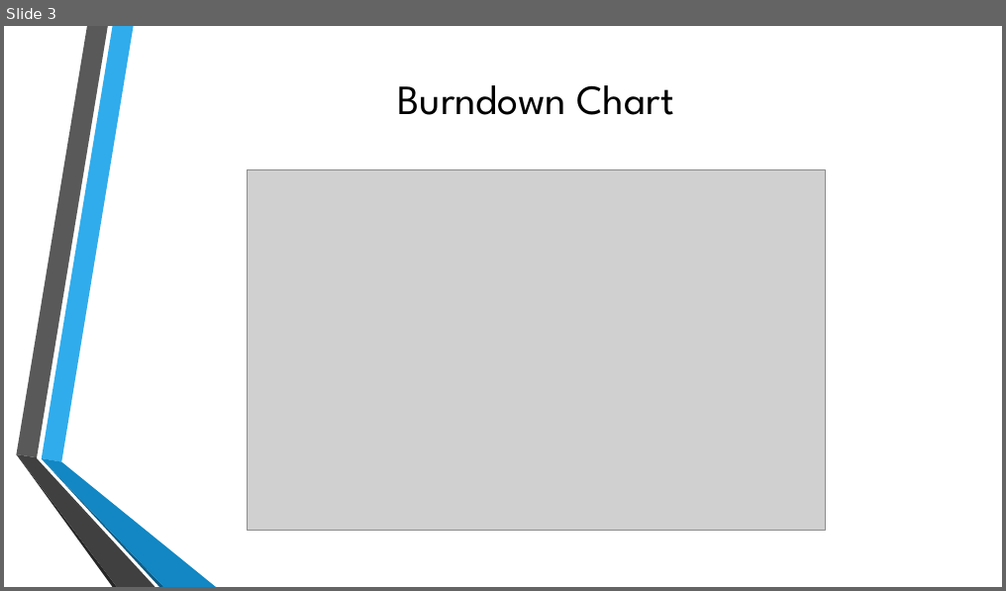
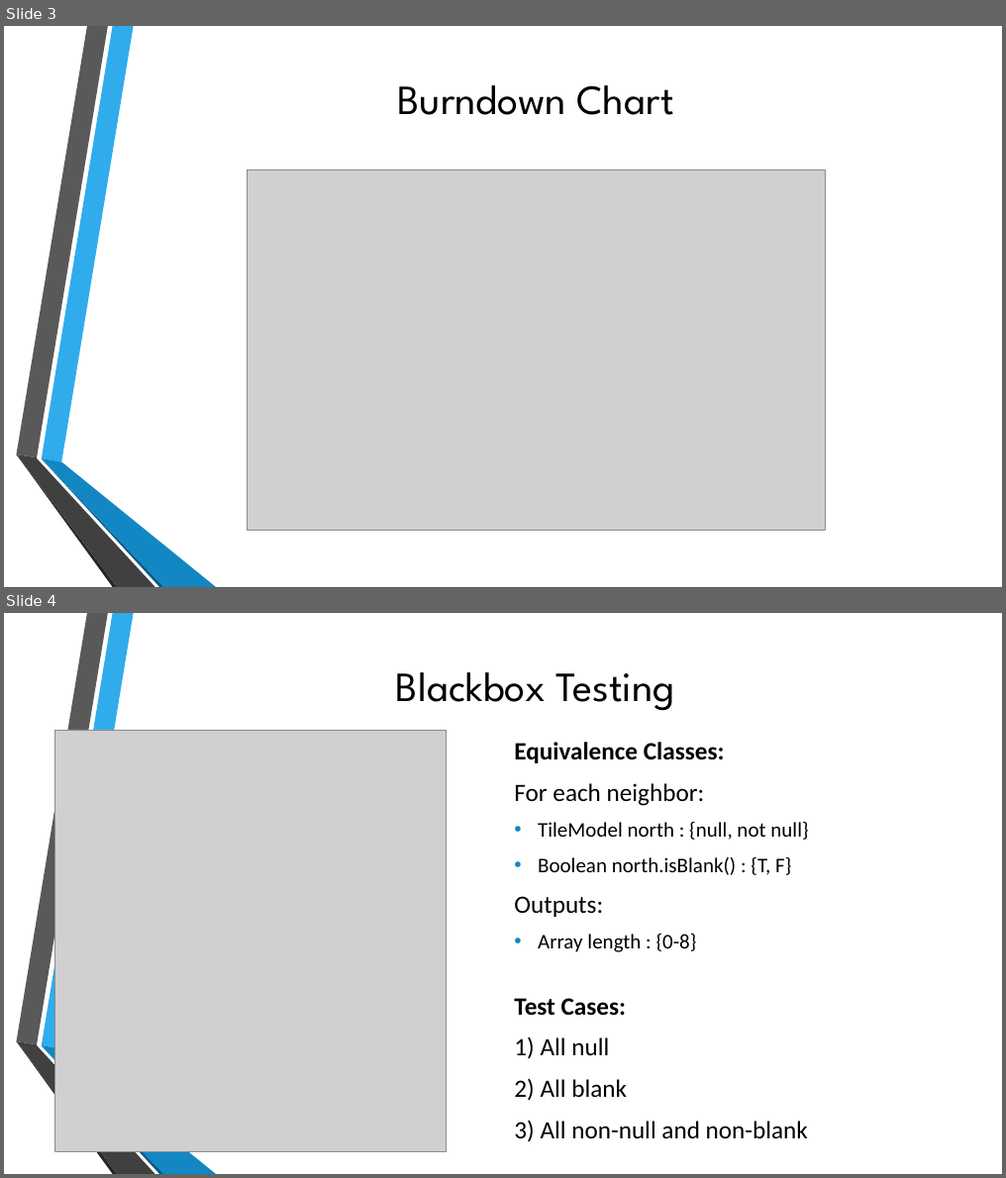
Before and after one commit to CS360-Team4/SumFunGame, a slide deck: Sprint 3/Sprint3Presentation.pptx. Shown one above the other, each under a label of ours: slide 3 before the commit, slides 3 and 4 after it. The pictures are 1006x591 and 1006x1178 pixels, drawn with LibreOffice and Linux fonts; fonts in the diff are those of the drawing; grey boxes stand for pictures; background and template pictures are left out. Boxes give left, top, right and bottom in pixels: in the first picture for what was removed or moved away, otherwise in the second. Text is boxed around its words. In the diff, an @@ line names an element or a change of style, - is before the commit and + after.

```diff
--- a/Sprint 3/Sprint3Presentation.pptx
+++ b/Sprint 3/Sprint3Presentation.pptx
@@ slide 4 added at [4,613,1002,1174], background picture (left out); not listed: 6 template elements that a slide beside it also shows @@
@@ title added at [396,672,674,711], 40 pt, text #000000 @@
+Blackbox Testing
@@ picture added at [54,730,446,1152] @@
@@ text added at [514,742,808,953], 20 pt, text #000000 @@
+Equivalence Classes:
+For each neighbor:
+• TileModel north : {null, not null}
+• Boolean north.isBlank() : {T, F}
+Outputs:
+• Array length : {0-8}
@@ text added at [514,998,808,1143], 24 pt, text #000000 @@
+Test Cases:
+1) All null
+2) All blank
+3) All non-null and non-blank
```
Also in this commit, not shown: 1 slide changed, 3 other slides added, 1 slide removed.
